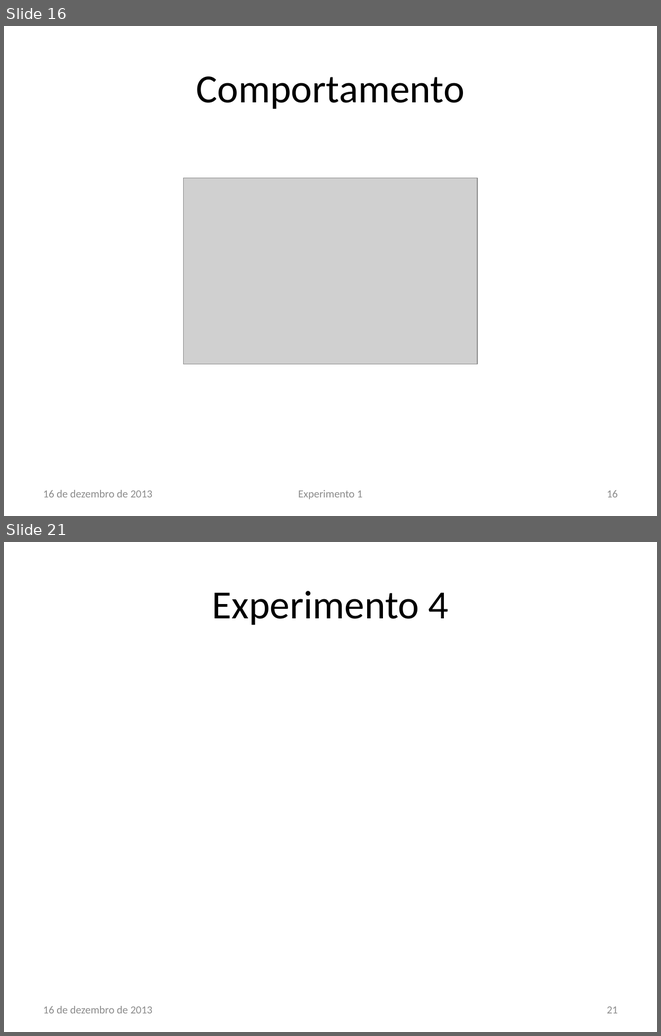
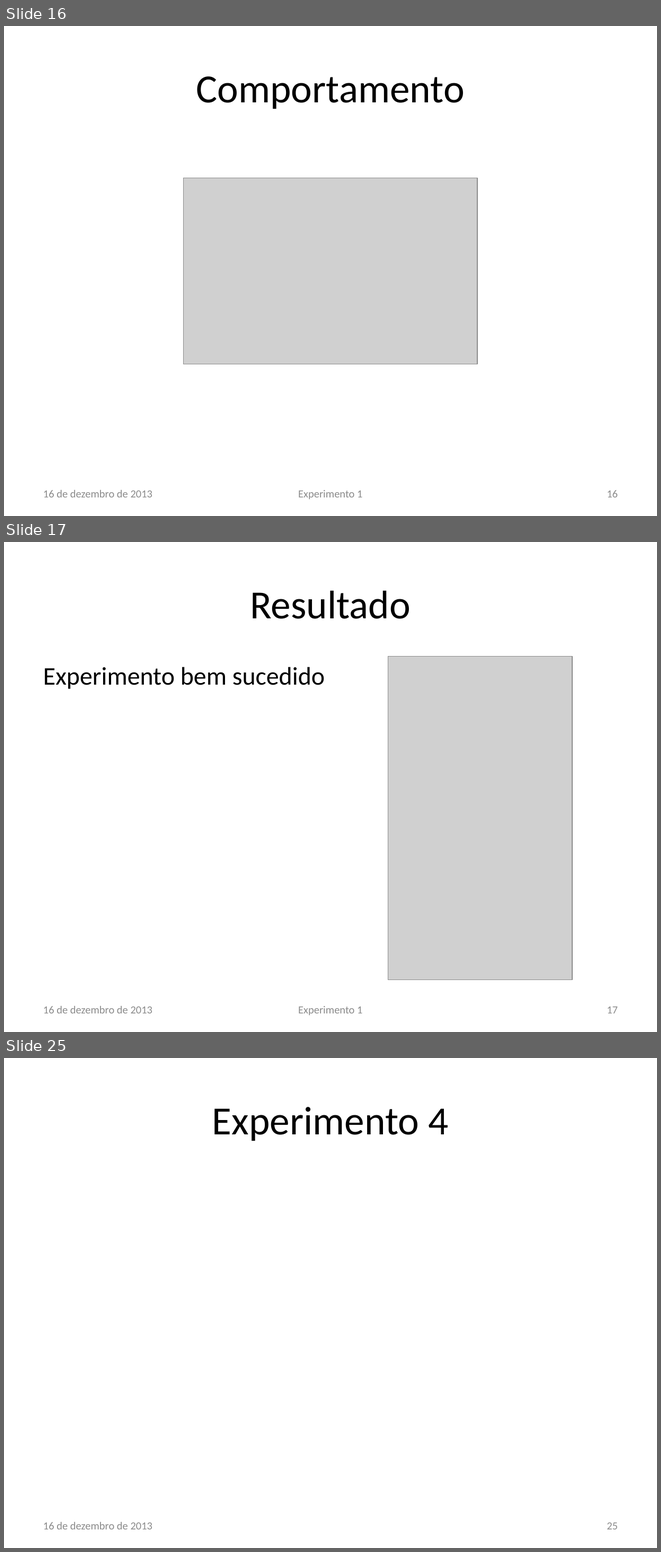
Before and after one commit to lsoliveira459/tg2, a slide deck: Apresentação/Estudo e Implementação de Reconfiguração Dinâmica.pptx. Shown one above the other, each under a label of ours: slides 16 and 21 before the commit, slides 16, 17 and 25 after it; the slides between them are not shown. The pictures are 661x1036 and 661x1552 pixels, drawn with LibreOffice and Linux fonts; fonts in the diff are those of the drawing; grey boxes stand for pictures; background and template pictures are left out. Boxes give left, top, right and bottom in pixels: in the first picture for what was removed or moved away, otherwise in the second. Text is boxed around its words. In the diff, an @@ line names an element or a change of style, - is before the commit and + after.

```diff
--- a/Apresentação/Estudo e Implementação de Reconfiguração Dinâmica.pptx
+++ b/Apresentação/Estudo e Implementação de Reconfiguração Dinâmica.pptx
@@ slide 17 added at [4, 542, 657, 1032], background #FFFFFF @@
@@ title added at [250, 590, 411, 619], 44 pt, text #000000 @@
+Resultado
@@ text added at [43, 667, 325, 689], 28 pt, text #000000 @@
+Experimento bem sucedido
@@ picture added at [388, 656, 572, 979] @@
@@ text added at [43, 1006, 153, 1013], 12 pt, text #8C8C8C @@
+16 de dezembro de 2013
@@ text added at [298, 1006, 362, 1015], 12 pt, text #8C8C8C @@
+Experimento 1
@@ page number added at [607, 1006, 618, 1013], 12 pt, text #8C8C8C @@
+17
@@ what was slide 21 is now slide 25 @@
@@ page number at [607, 1522, 618, 1529]: text changed @@
-21
+25
```
Also in this commit, not shown: 4 slides changed, 3 other slides added, 5 other files.
